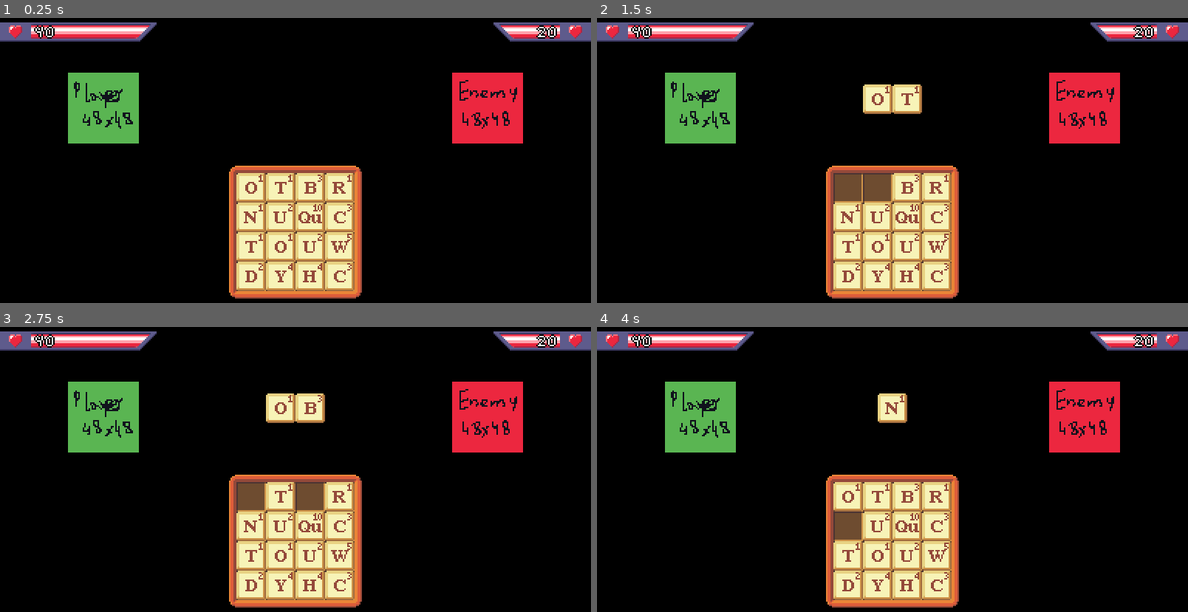
Above: before the commit, frames 1-4 (two rows, left to right).
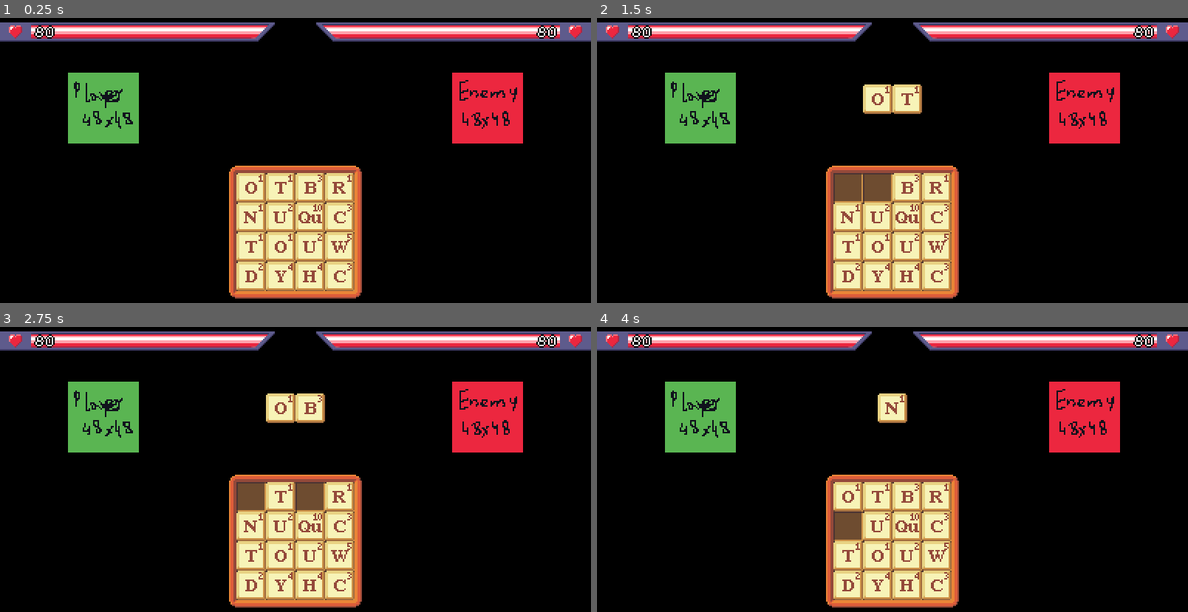
Above: after the commit, the same moments.

Repository: jakubg1/q-stab
Game: Godot game, scene res://scenes/main.tscn
The game is run twice, just before and just after one commit, with the same random seed, the same clock (stepped at 60 frames per second) and the same inputs.
Inputs (mouse positions are in pixels of both pictures, inside the frame that each line leads up to):
- Up to frame 1 (0.25 s): no input
- Up to frame 2 (1.5 s): tap Enter at 0.5, 0.6, 1.35 s; move the mouse to (845, 189) at 0.52 s; click (845, 189) at 0.67 s; tap Space at 1.25 s; move the mouse to (880, 189) at 1.27 s; click (880, 189) at 1.42 s
- Up to frame 3 (2.75 s): tap Enter at 2, 2.3 s; move the mouse to (307, 498) at 2.02 s; tap Backspace at 2.1 s; click (307, 498) at 2.17 s
- Up to frame 4 (4 s): tap Space at 2.75 s; move the mouse to (933, 498) at 2.77 s; tap Shift at 2.85 s; click (933, 498) at 2.92 s; tap Enter at 3.05, 3.5, 3.8 s; move the mouse to (845, 526) at 3.52 s; tap Delete at 3.6 s; click (845, 526) at 3.67 s

The runs differ from the first frame. In frame 1, 3.6% of the frame differs, in the area x 5-93%, y 1-9%; in frame 2, 3.6%; in frame 3, 3.6%; in frame 4, 3.6%.

Commit message:
New gem tiles, better signal management for turns
- There are three new gem tiles: green, red and purple.
- The way they are obtained is as follows:
  - A word scoring at least 8 base damage spawns a yellow gem tile.
  - A word scoring at least 12 base damage spawns a green gem tile instead.
  - >=16 base damage: Red gem instead.
  - >=20 base damage: Purple gem instead.
- Gem tiles have word score multipliers.
  - They are only taken into account when calculating damage and they are not contributing towards gem spawns.
  - In order to calculate damage, all multipliers are multiplied together, then the base damage is multiplied by the result and finally the value is rounded up.
  - Green gems have a x1.1 multiplier, red gems have a x1.2 multiplier and purple gems have a x1.3 multiplier.
- Added dedicated signals for both parties finishing their turns, instead of reusing the `word_submitted` and `attacked` signals. This should help with the order of operations sometimes not being the desired one.
- Increased both the player and the enemy health to 80 temporarily for testing.

Diff:
--- a/scenes/game.tscn
+++ b/scenes/game.tscn
@@ -82,11 +82,12 @@
 [connection signal="died" from="Battle/Player" to="Battle" method="_on_player_died"]
 [connection signal="health_changed" from="Battle/Player" to="Battle/PlayerHealthBar" method="_on_player_health_changed"]
 [connection signal="initialized" from="Battle/Player" to="Battle/PlayerHealthBar" method="_on_player_initialized"]
+[connection signal="turn_finished" from="Battle/Player" to="Battle" method="_on_player_turn_finished"]
 [connection signal="attacked" from="Battle/Enemy" to="Battle/Player" method="_on_enemy_attacked"]
-[connection signal="attacked" from="Battle/Enemy" to="Battle" method="_on_enemy_attacked"]
 [connection signal="died" from="Battle/Enemy" to="Battle" method="_on_enemy_died"]
 [connection signal="health_changed" from="Battle/Enemy" to="Battle/EnemyHealthBar" method="_on_enemy_health_changed"]
 [connection signal="initialized" from="Battle/Enemy" to="Battle/EnemyHealthBar" method="_on_enemy_initialized"]
+[connection signal="turn_finished" from="Battle/Enemy" to="Battle" method="_on_enemy_turn_finished"]
 [connection signal="timeout" from="Battle/Enemy/ActionTimer" to="Battle/Enemy" method="_on_action_timer_timeout"]
+[connection signal="word_submitted" from="Battle/LetterManager" to="Battle/Player" method="_on_letter_manager_word_submitted"]
 [connection signal="word_submitted" from="Battle/LetterManager" to="Battle/Enemy" method="_on_letter_manager_word_submitted"]
-[connection signal="word_submitted" from="Battle/LetterManager" to="Battle" method="_on_letter_manager_word_submitted"]
--- a/scripts/battle.gd
+++ b/scripts/battle.gd
@@ -43,12 +43,12 @@
 func _process(delta: float) -> void:
 	pass
 
-## Called when a word is submitted.
-func _on_letter_manager_word_submitted(score: int) -> void:
+## Called when the player has finished their turn.
+func _on_player_turn_finished() -> void:
 	endMove()
 
-## Called when the enemy has conducted an attack.
-func _on_enemy_attacked(damage: int) -> void:
+## Called when the enemy has finished their turn.
+func _on_enemy_turn_finished() -> void:
 	endMove()
 
 ## Called when the player dies.
--- a/scripts/enemy.gd
+++ b/scripts/enemy.gd
@@ -24,6 +24,8 @@
 
 ## Performs one attack out of the specified attacks list.
 func attack() -> void:
+	if dead:
+		return
 	var weights: Array[int] = []
 	for attack in ATTACKS:
 		weights.append(attack.weight)
@@ -43,7 +45,7 @@
 
 ## Called when the node enters the scene tree for the first time.
 func _ready() -> void:
-	init(20)
+	init(80)
 
 ## Called every frame. 'delta' is the elapsed time since the previous frame.
 func _process(delta: float) -> void:
@@ -56,3 +58,4 @@
 ## Called when the wait timer before attacking is up.
 func _on_action_timer_timeout() -> void:
 	attack()
+	turn_finished.emit()
--- a/scripts/entity.gd
+++ b/scripts/entity.gd
@@ -7,6 +7,7 @@
 
 signal initialized(maxHealth: int)
 signal health_changed(health: int)
+signal turn_finished
 signal died
 
 ## Initializes the entity by setting its maximum health.
--- a/scripts/enums.gd
+++ b/scripts/enums.gd
@@ -3,7 +3,10 @@
 ## Gem type used for tile enhancements.
 enum GemType {
 	NONE,
-	YELLOW
+	YELLOW,
+	GREEN,
+	RED,
+	PURPLE
 }
 
 ## Whose turn it currently is.
--- a/scripts/letter_manager.gd
+++ b/scripts/letter_manager.gd
@@ -94,19 +94,33 @@
 			break
 	letterUnstageSound.play()
 
+## Returns the gem type the player gets when scoring the specified amount of points for a word.
+func getGemType(score: int) -> Enums.GemType:
+	if score >= 20:
+		return Enums.GemType.PURPLE
+	elif score >= 16:
+		return Enums.GemType.RED
+	elif score >= 12:
+		return Enums.GemType.GREEN
+	elif score >= 8:
+		return Enums.GemType.YELLOW
+	return Enums.GemType.NONE
+
 ## Attempts to submit the word in rack.
 func submitWord() -> void:
 	if letterStage.isEmpty():
 		return
 	var word = letterStage.getWord()
-	var score = letterStage.getWordScore()
 	if WordDictionary.isWordValid(word):
+		var base = letterStage.getWordScore()
+		var score = int(ceil(base * letterStage.getWordMultiplier()))
+		var gemType = getGemType(base)
 		letterStage.destroyTiles()
 		letterRack.fill()
-		if score >= 8:
+		if gemType != Enums.GemType.NONE:
 			var gemCandidate = letterRack.getRandomNonGemTile()
 			if gemCandidate:
-				gemCandidate.setGemType(Enums.GemType.YELLOW)
+				gemCandidate.setGemType(gemType)
 		print(word + " for " + str(score) + (" (!!)" if WordDictionary.isWordValidBad(word) else ""))
 		word_submitted.emit(score)
 		wordSubmitSound.play()
--- a/scripts/letter_stage.gd
+++ b/scripts/letter_stage.gd
@@ -48,12 +48,19 @@
 		word += tile.getWordComponent()
 	return word
 
-## Returns the score of the current word in stage.
+## Returns the base score of the current word in stage.
 func getWordScore() -> int:
 	var score = 0
 	for tile in tiles:
 		score += tile.getValue()
 	return score
+
+## Returns the score multiplier of the current word in stage, such as from gem effects.
+func getWordMultiplier() -> float:
+	var mult = 1.0
+	for tile in tiles:
+		mult *= tile.getWordMultiplier()
+	return mult
 
 ## Returns a tile node position based on the index in the stage.
 func getTilePosition(i: int) -> Vector2:
--- a/scripts/letter_tile.gd
+++ b/scripts/letter_tile.gd
@@ -65,6 +65,17 @@
 		value += 5
 	return value
 
+## Returns the word multiplier coming from this Tile, if it has a gem effect.
+func getWordMultiplier() -> float:
+	match gemType:
+		Enums.GemType.GREEN:
+			return 1.1
+		Enums.GemType.RED:
+			return 1.2
+		Enums.GemType.PURPLE:
+			return 1.3
+	return 1.0
+
 ## Sets whether this tile is currently on rack.
 func setOnRack(onRack: bool) -> void:
 	self.onRack = onRack
--- a/scripts/player.gd
+++ b/scripts/player.gd
@@ -2,7 +2,7 @@
 
 ## Called when the node enters the scene tree for the first time.
 func _ready() -> void:
-	init(40)
+	init(80)
 
 ## Called every frame. 'delta' is the elapsed time since the previous frame.
 func _process(delta: float) -> void:
@@ -11,3 +11,7 @@
 ## Called when an enemy performs an attack towards the player.
 func _on_enemy_attacked(damage: int) -> void:
 	damage(damage)
+
+## Called when the player submits a valid word.
+func _on_letter_manager_word_submitted(score: int) -> void:
+	turn_finished.emit()
Binary file changed: images/letters.png
